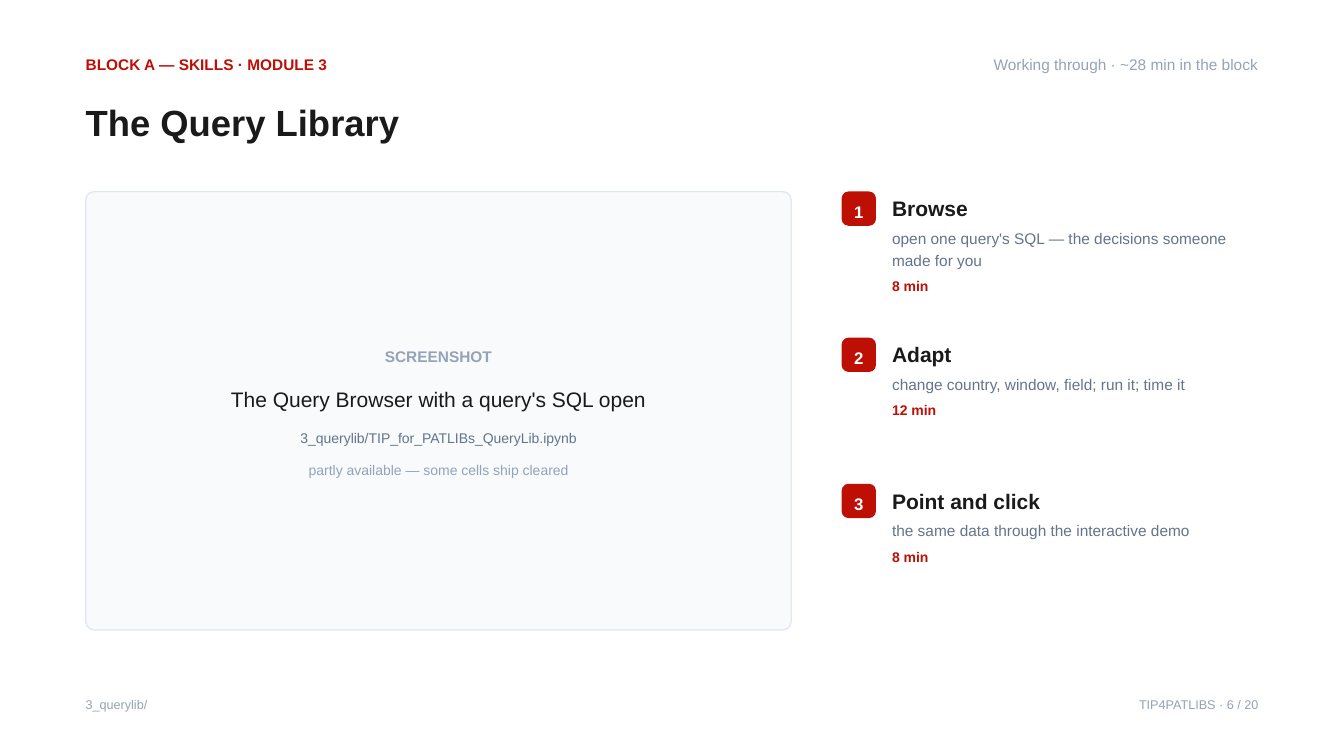
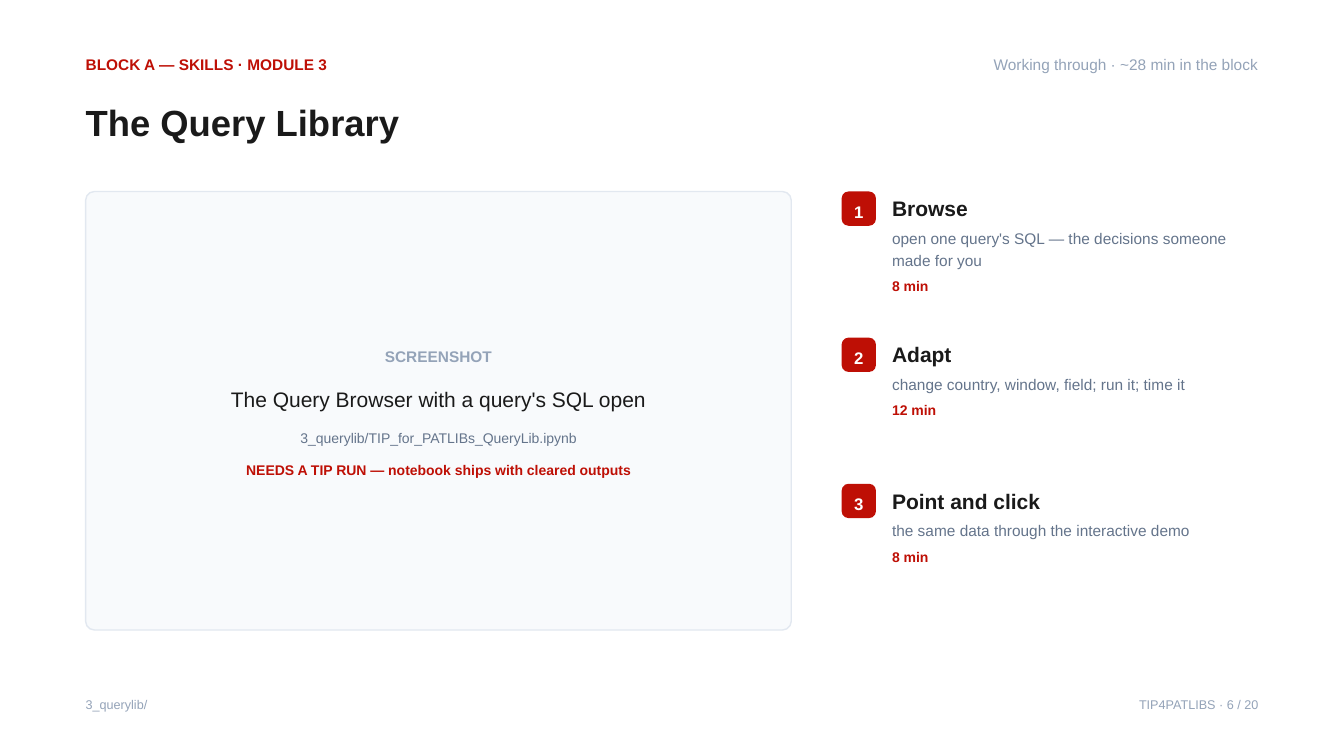
Before and after one commit to mtcberlin/epo-tip4patlibs, a slide deck: slide 6 of 9_documentation/course/TIP4PATLIBS_workshop.pptx. Drawn at 1344x756 pixels with LibreOffice and Linux fonts; fonts in the diff are those of the drawing. Boxes give left, top, right and bottom in pixels: in the first picture for what was removed or moved away, otherwise in the second. Text is boxed around its words. In the diff, an @@ line names an element or a change of style, - is before the commit and + after.

```diff
--- a/9_documentation/course/TIP4PATLIBS_workshop.pptx
+++ b/9_documentation/course/TIP4PATLIBS_workshop.pptx
@@ text in rounded rectangle at (246,465,631,478): text changed; text colour #94A3B8 to #BE0F05; bold on @@
-partly available — some cells ship cleared
+NEEDS A TIP RUN — notebook ships with cleared outputs
```
Also in this commit, not shown: 3 other files.
